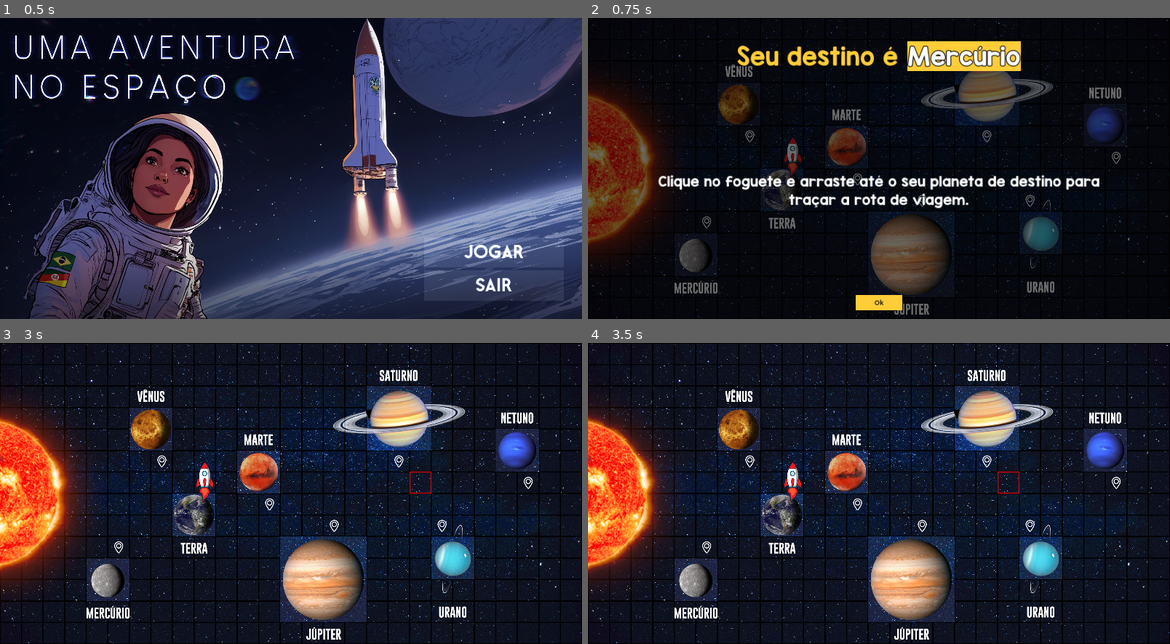
Above: before the commit, frames 1-4 (two rows, left to right).
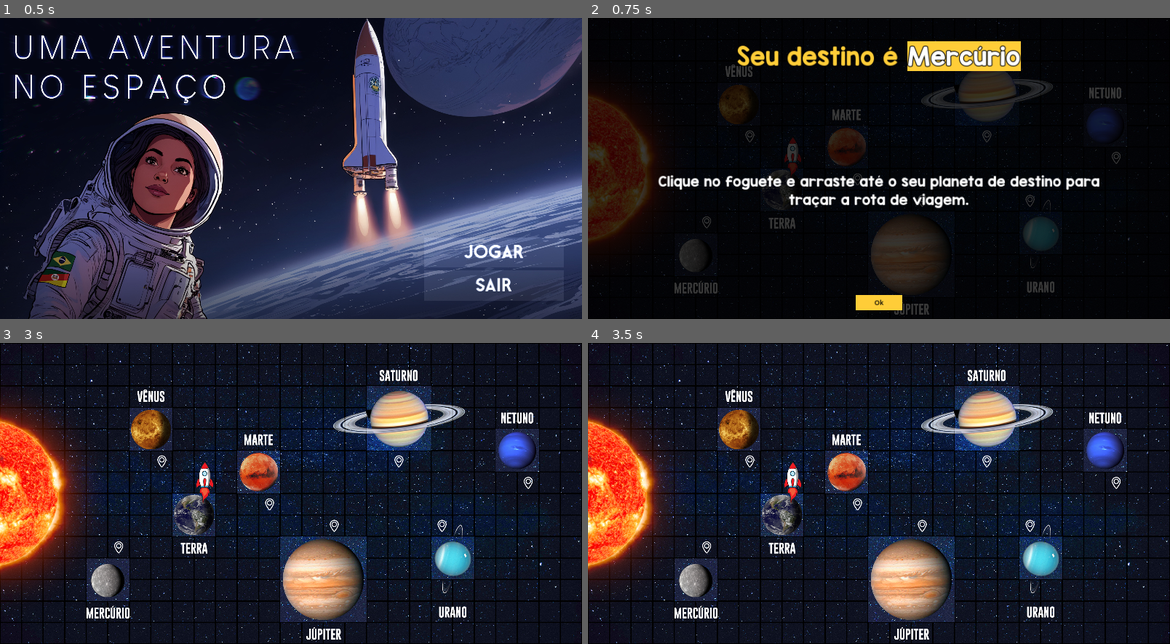
Above: after the commit, the same moments.

Repository: Equiel-1703/jogo-ExpPC
Game: Godot game, scene res://scenes/main_screen.tscn
The game is run twice, just before and just after one commit, with the same random seed, the same clock (stepped at 60 frames per second) and the same inputs.
Inputs (mouse positions are in pixels of both pictures, inside the frame that each line leads up to):
- Up to frame 1 (0.5 s): no input
- Up to frame 2 (0.75 s): click "Jogar" at 0.5 s
- Up to frame 3 (3 s): click "Ok" at 1.25 s; tap Enter at 2 s; move the mouse to (419, 478) at 2.02 s; press the mouse at (419, 478) at 2.03 s; hold Right (ui_right) 2.03-2.78 s; tap Space at 2.75 s; move the mouse to (174, 508) at 2.77 s; release the mouse at (174, 508) at 2.78 s; click (174, 508) at 2.85 s
- Up to frame 4 (3.5 s): no input

Frame 1 is identical in both runs. In frame 2, 13% of the frame differs, in the area x 0-100%, y 0-100%; in frame 3, less than 0.1%; in frame 4, less than 0.1%.

Commit message:
Fixed Map's bug and reset Rocket position when lost

Diff:
--- a/scenes/level_1/level_1.tscn
+++ b/scenes/level_1/level_1.tscn
@@ -15,7 +15,7 @@
 [ext_resource type="PackedScene" uid="uid://c14mclctv6ack" path="res://scenes/level_1/criar_path_set_num.tscn" id="12_cyy7x"]
 [ext_resource type="PackedScene" uid="uid://c3pvrpj2n21cd" path="res://scenes/level_1/next_phase_scene.tscn" id="12_re1tg"]
 [ext_resource type="PackedScene" uid="uid://btif7hfb7i3rc" path="res://scenes/level_1/lose_scene.tscn" id="13_2cdh5"]
-[ext_resource type="Script" path="res://scripts/level_1/level_1_phases.gd" id="15_3jtoy"]
+[ext_resource type="Script" path="res://scripts/level_1/level_1_phases_manager.gd" id="15_3jtoy"]
 
 [sub_resource type="TileSetAtlasSource" id="TileSetAtlasSource_s07oj"]
 texture = ExtResource("2_bqu4j")
--- a/scenes/level_1/next_phase_scene.tscn
+++ b/scenes/level_1/next_phase_scene.tscn
@@ -39,7 +39,7 @@
 layout_mode = 0
 offset_right = 1890.0
 offset_bottom = 980.0
-color = Color(0, 0, 0, 0.588235)
+color = Color(0, 0, 0, 0.784314)
 
 [node name="HBoxContainer" type="HBoxContainer" parent="."]
 layout_mode = 0
--- a/scripts/global_game_data.gd
+++ b/scripts/global_game_data.gd
@@ -5,12 +5,14 @@
 
 # Planets coordinates
 var PLANETS_COORDS = {
-	"mercurio": Planet.new("Mercúrio", Vector2(5, 9)),
-	"venus": Planet.new("Vênus", Vector2(7, 5)),
-	"terra": Planet.new("Terra", Vector2(9, 6)),
-	"marte": Planet.new("Marte", Vector2(12, 7)),
-	"jupiter": Planet.new("Júpiter", Vector2(15, 8)),
-	"saturno": Planet.new("Saturno", Vector2(18, 5)),
-	"urano": Planet.new("Urano", Vector2(20, 8)),
-	"netuno": Planet.new("Netuno", Vector2(24, 6)),
+	"mercurio": Planet.new("Mercúrio", Vector2i(5, 9)),
+	"venus": Planet.new("Vênus", Vector2i(7, 5)),
+	"terra": Planet.new("Terra", Vector2i(9, 6)),
+	"marte": Planet.new("Marte", Vector2i(12, 7)),
+	"jupiter": Planet.new("Júpiter", Vector2i(15, 8)),
+	"saturno": Planet.new("Saturno", Vector2i(18, 5)),
+	"urano": Planet.new("Urano", Vector2i(20, 8)),
+	"netuno": Planet.new("Netuno", Vector2i(24, 6)),
 }
+
+var player_won: bool = false
--- a/scripts/level_1/level_1_main.gd
+++ b/scripts/level_1/level_1_main.gd
@@ -1,6 +1,6 @@
 extends Node2D
 
-var _start_coord: Vector2
+var _rocket_start_coord: Vector2
 
 # Called when the node enters the scene tree for the first time.
 func _ready():
@@ -17,8 +17,11 @@
 	# Connect NextPhaseScene signal
 	%NextPhaseScene.play_again.connect(_on_play_again)
 
+	# Get planet Earth's object from the GlobalGameData singleton
 	var planet_earth = GlobalGameData.PLANETS_COORDS["terra"]
-	%Rocket.set_start_position(%Map.map_to_local(planet_earth.planet_coord))
+	# Set the Rocket's start position to the Earth's position
+	_rocket_start_coord = %Map.map_to_local(planet_earth.planet_coord)
+	%Rocket.set_start_position(_rocket_start_coord)
 
 	# Show first phase
 	%Map.disable_map()
@@ -26,8 +29,14 @@
 
 # Emmited by Map when the player has finished creating the path for the rocket
 func _on_path_set(path_answer: Array, start_coord: Vector2):
+	var rocket_pos_map = %Map.local_to_map(%Rocket.position)
+	var start_coord_map = %Map.local_to_map(start_coord)
+
+	print("Rocket pos = ", rocket_pos_map)
+	print("Start coord = ", start_coord_map)
+
 	# Check if Rocket start position is different from the start position of the path
-	if %Rocket.position != start_coord:
+	if rocket_pos_map != start_coord_map:
 		print("Rocket position is different from the start position of the path")
 
 		# We must clear the PathLine in this case
@@ -36,7 +45,7 @@
 		return
 
 	%Level1PhasesManager.correct_answer = path_answer
-	_start_coord = start_coord
+	_rocket_start_coord = start_coord
 
 	%Map.disable_map()
 	%CriarPath.show_path_menu(path_answer.size())
@@ -50,13 +59,16 @@
 	%Level1PhasesManager.print_answers()
 
 	# "Launch" the rocket :)
-	%Rocket.set_start_position(_start_coord)
+	%Rocket.set_start_position(_rocket_start_coord)
 	%Rocket.execute_move_commands(player_path_answer.duplicate())
 
 # Emmited by the Rocket node, when the rocket has finished moving
 func _on_move_completed(final_position: Vector2):
+	# Check if player won and store in GlobalGameData
+	GlobalGameData.player_won = %Level1PhasesManager.player_won(%Map.local_to_map(final_position))
+
 	# Check if the player's answer is correct
-	if %Level1PhasesManager.player_won(%Map.local_to_map(final_position)):
+	if GlobalGameData.player_won:
 		# Show the WinScene
 		%WinScene.visible = true
 	else:
@@ -70,6 +82,10 @@
 
 # Emmited by the NextPhaseScene and LoseScene node
 func _on_play_again():
+	if not GlobalGameData.player_won:
+		# Put the rocket back to the start position if player lost
+		%Rocket.set_start_position(_rocket_start_coord)
+
 	# Now the yellow selection can be erased and you can move the cursor again
 	%Map.enable_map()
 	%PathLine.clear_points()
--- a/scripts/level_1/level_1_phases.gd
+++ b/scripts/level_1/level_1_phases_manager.gd
@@ -13,7 +13,7 @@
 	print("Player answer: ", player_answer)
 	print("Correct answer: ", correct_answer)
 
-# Get the destination of the current phase.
+## Get the destination of the current phase.
 func _get_next_destination() -> String:
 	if _destinations.size() == 0:
 		return ""
--- a/scripts/level_1/map.gd
+++ b/scripts/level_1/map.gd
@@ -50,6 +50,7 @@
 	if get_cell_source_id(_layer_grid, _mouse_coord) == _id_grid_tile:
 		set_cell(_layer_selection, _mouse_coord, _id_selection_tile, Vector2.ZERO)
 	else:
+		_restart_map()
 		return
 
 	if Input.is_action_just_pressed("LeftClick"):
@@ -173,3 +174,10 @@
 	_draw_state = false
 	_can_erase = true
 	_movement_enabled = true
+
+func _restart_map():
+	_draw_state = false
+	_can_erase = true
+	_movement_enabled = true
+
+	%PathLine.clear_points()
